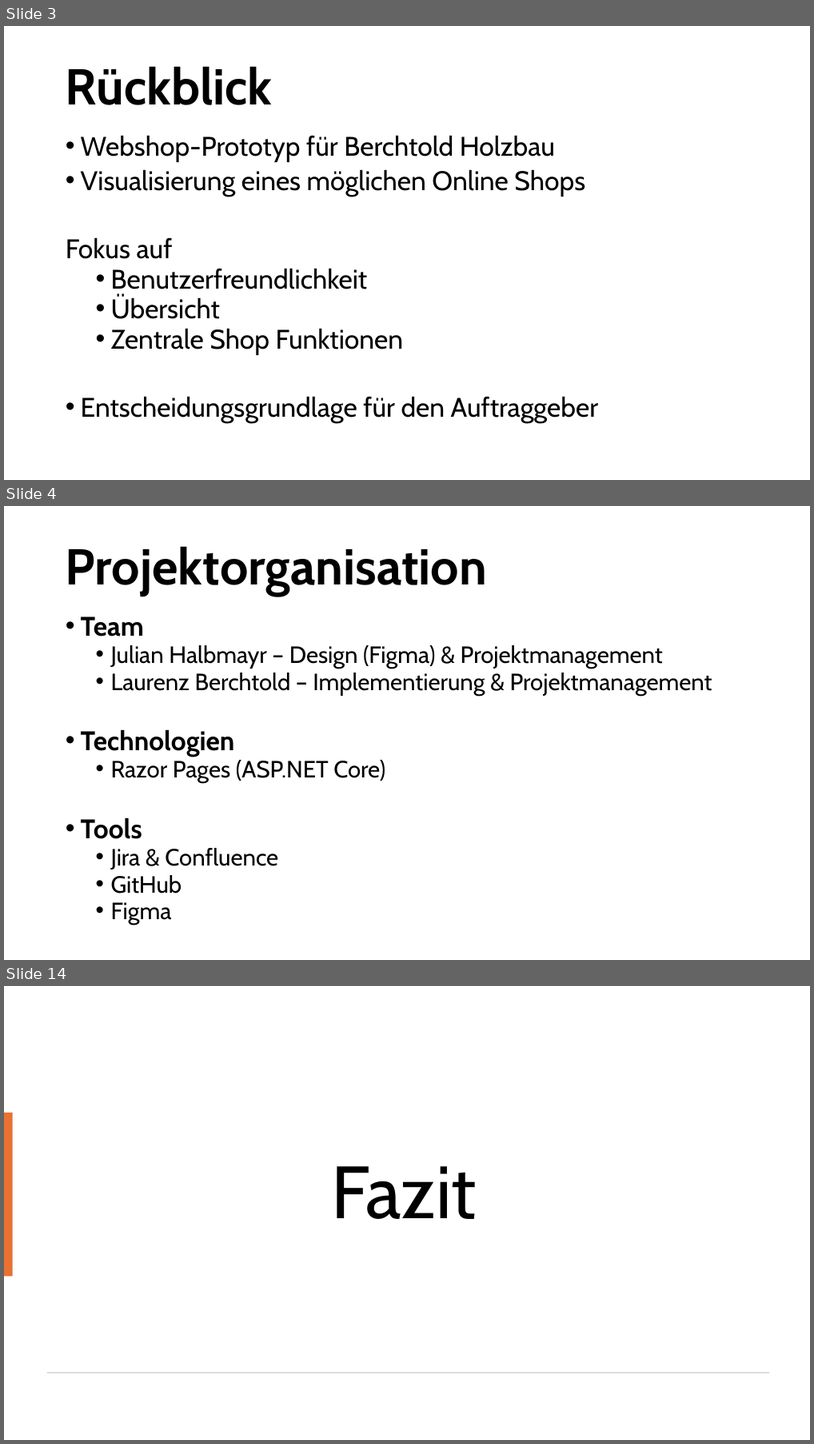
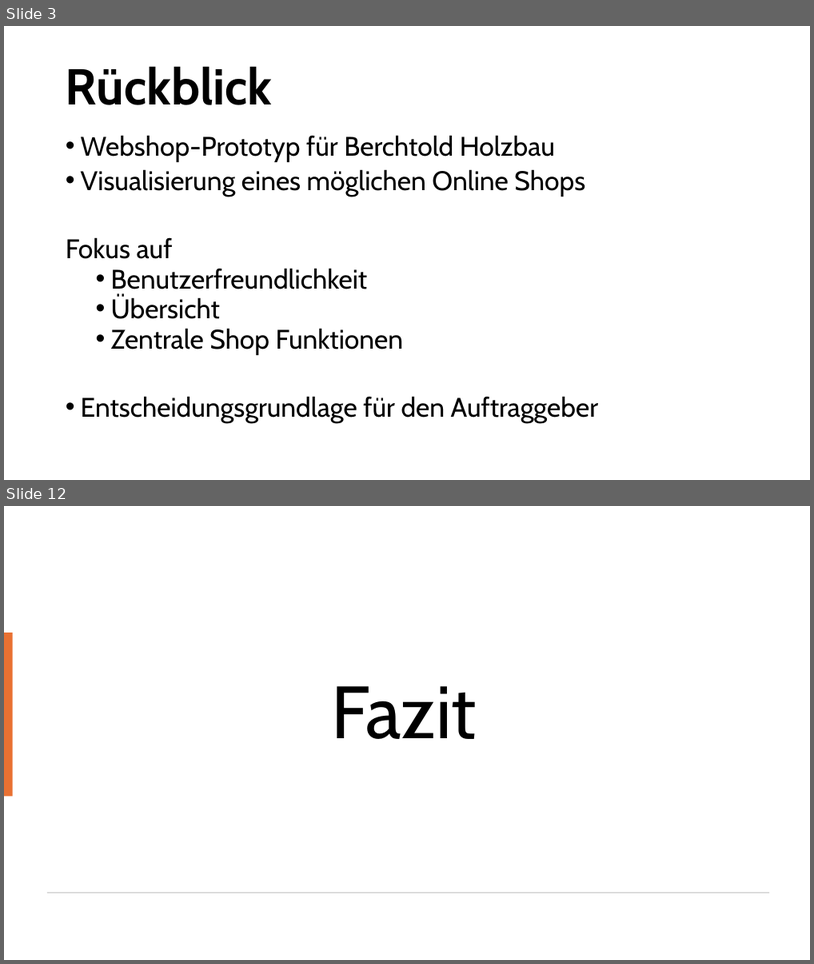
Before and after one commit to HalbmayrJulian/JHLB-BerchtoldHolzbauplanWebshop, a slide deck: Webshop_Berchtold/Endpräsentation_Webshop.pptx. Shown one above the other, each under a label of ours: slides 3, 4 and 14 before the commit, slides 3 and 12 after it; the slides between them are not shown. The pictures are 814x1444 and 814x964 pixels, drawn with LibreOffice and Linux fonts; fonts in the diff are those of the drawing. Boxes give left, top, right and bottom in pixels: in the first picture for what was removed or moved away, otherwise in the second. Text is boxed around its words. In the diff, an @@ line names an element or a change of style, - is before the commit and + after.

```diff
--- a/Webshop_Berchtold/Endpräsentation_Webshop.pptx
+++ b/Webshop_Berchtold/Endpräsentation_Webshop.pptx
@@ slide 4 removed at (4,506,810,960), background #FFFFFF @@
@@ title removed at (66,546,487,596) @@
-Projektorganisation
@@ text removed at (81,616,713,924) @@
-• Team
-  • Julian Halbmayr – Design (Figma) & Projektmanagement
-  • Laurenz Berchtold – Implementierung & Projektmanagement
-• Technologien
-  • Razor Pages (ASP.NET Core)
-• Tools
-  • Jira & Confluence
-  • GitHub
-  • Figma
@@ what was slide 14 is now slide 12 @@
```
Also in this commit, not shown: 2 slides changed, 6 slides added, 7 other slides removed.
